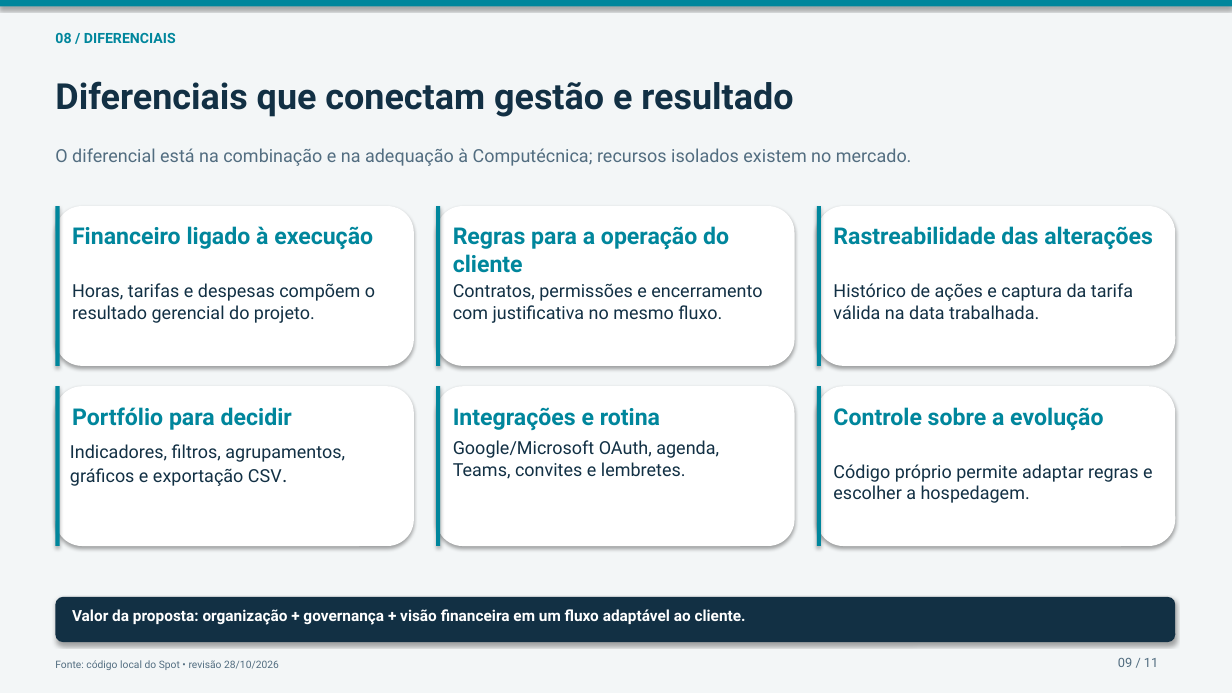
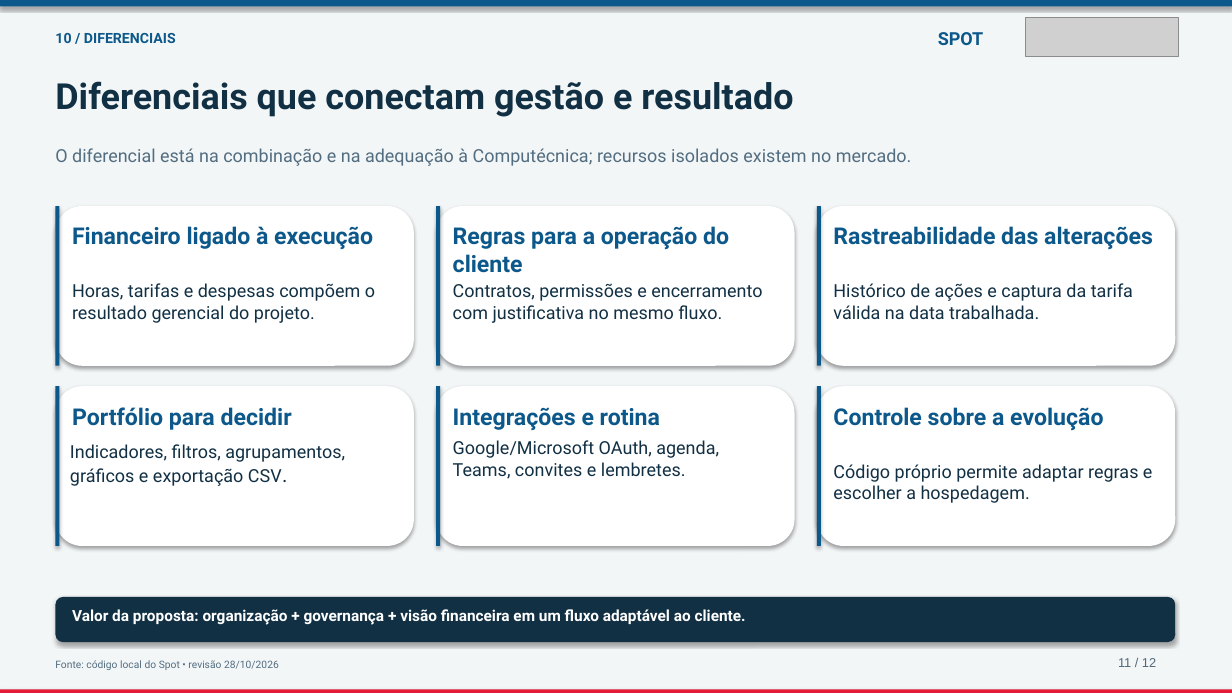
Before and after one commit to iamnotlittleprince/SPOT, a slide deck: slide 11 of docs/tcc/SPOT-Defesa-TCC-revisado.pptx (slide 10 before the commit). Drawn at 1232x693 pixels with LibreOffice and Linux fonts; fonts in the diff are those of the drawing; grey boxes stand for pictures. Boxes give left, top, right and bottom in pixels: in the first picture for what was removed or moved away, otherwise in the second. Text is boxed around its words. In the diff, an @@ line names an element or a change of style, - is before the commit and + after.

Commit message:
Descrição das alterações

```diff
--- a/docs/tcc/SPOT-Defesa-TCC-revisado.pptx
+++ b/docs/tcc/SPOT-Defesa-TCC-revisado.pptx
@@ picture added at [1026,18,1178,56] @@
@@ text at [55,33,176,43]: text changed; text colour #00869C to #0C588A @@
-08 / DIFERENCIAIS
+10 / DIFERENCIAIS
@@ text added at [938,32,983,45], 14 pt, text #0C588A, bold @@
+SPOT
@@ fill #00869C to #0C588A in 7 elements at [0,0,1232,6], [55,206,59,366], [436,206,440,366], [817,206,821,366], [55,386,59,546], [436,386,440,546], [817,386,821,546] @@
@@ text colour #00869C to #0C588A in 6 elements at [72,226,373,249], [453,226,729,273], [833,226,1153,249], [72,407,292,430], [453,407,660,430], [833,407,1103,430] @@
@@ text at [1118,658,1156,667]: text changed; font Roboto to Arial; text colour #526D80 to #526878 @@
-09 / 11
+11 / 12
@@ rectangle added at [0,689,1232,693], fill #E31B36 @@
```
Also in this commit, not shown: 10 other slides changed, 1 slide added, 18 other files.
